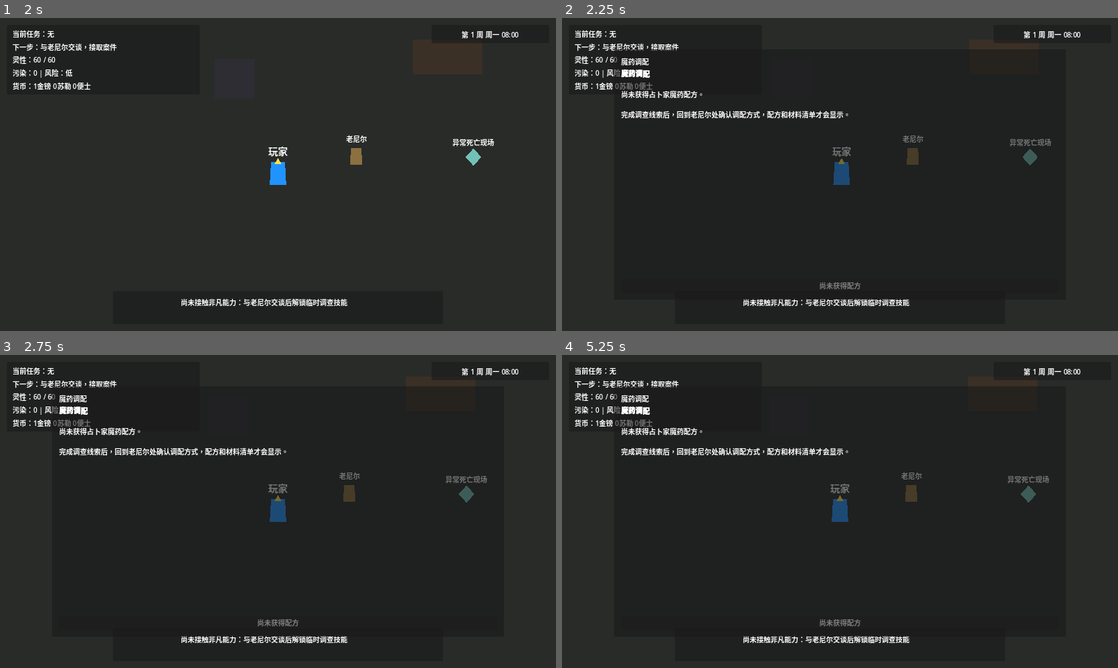
Above: before the commit, frames 1-4 (two rows, left to right).
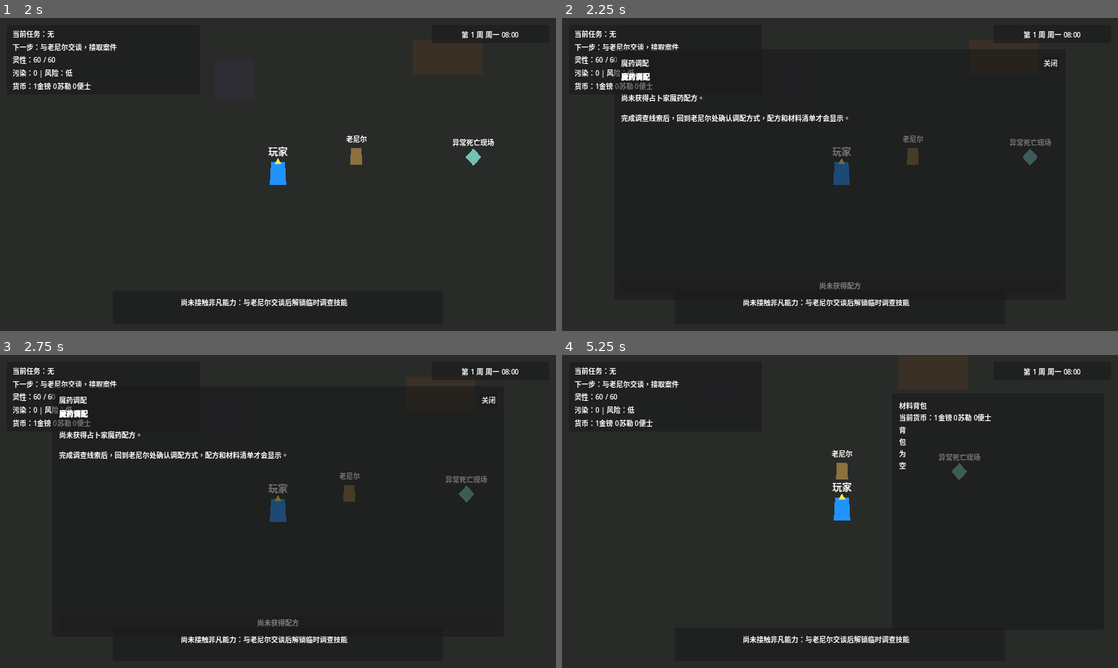
Above: after the commit, the same moments.

Repository: hcc7716-creator/Lord-of-the-Mysteries
Game: Godot game, scene res://scenes/main/MainMenu.tscn
Same seed, same stepped clock (60 frames per second), same inputs: the game is played once before the commit and once after it.
Inputs (mouse positions are in pixels of both pictures, inside the frame that each line leads up to):
- Up to frame 1 (2 s): click "开始游戏" at 0.5 s; click "以此出身开始" at 1.25 s
- Up to frame 2 (2.25 s): tap Enter at 2 s; hold D (move_right) from 2.03 s (still down); tap O at 2.1 s
- Up to frame 3 (2.75 s): keep holding D (move_right)
- Up to frame 4 (5.25 s): release D (move_right) at 2.75 s; click (1051, 398) at 2.75 s, where only the run after the commit has a clickable "关闭"; tap Space at 3.5 s; hold S (move_down) 3.53-4.28 s; tap E (interact) at 3.6 s; tap O at 3.8, 4.35 s; hold D (move_right) 4.28-5.03 s; hold W (move_up) from 5.03 s (still down); tap I at 5.1 s

Frame 1 is identical in both runs. In frame 2, 1.5% of the frame differs, in the area x 10-90%, y 12-34%; in frame 3, 1.5%; in frame 4, 2.7%, in the area x 9-88%, y 10-90%.

Commit message:
Fix potion panel close controls

Diff:
--- a/scenes/ui/PotionPanel.tscn
+++ b/scenes/ui/PotionPanel.tscn
@@ -24,9 +24,17 @@
 [node name="VBoxContainer" type="VBoxContainer" parent="MarginContainer"]
 layout_mode = 2
 
-[node name="Title" type="Label" parent="MarginContainer/VBoxContainer"]
+[node name="Header" type="HBoxContainer" parent="MarginContainer/VBoxContainer"]
 layout_mode = 2
+
+[node name="Title" type="Label" parent="MarginContainer/VBoxContainer/Header"]
+layout_mode = 2
+size_flags_horizontal = 3
 text = "魔药调配"
+
+[node name="CloseButton" type="Button" parent="MarginContainer/VBoxContainer/Header"]
+layout_mode = 2
+text = "关闭"
 
 [node name="ScrollContainer" type="ScrollContainer" parent="MarginContainer/VBoxContainer"]
 custom_minimum_size = Vector2(760, 460)
--- a/scripts/ui/PotionPanel.gd
+++ b/scripts/ui/PotionPanel.gd
@@ -7,16 +7,31 @@
 
 @onready var content: RichTextLabel = $MarginContainer/VBoxContainer/ScrollContainer/Content
 @onready var brew_button: Button = $MarginContainer/VBoxContainer/BrewButton
+@onready var close_button: Button = $MarginContainer/VBoxContainer/Header/CloseButton
 
 
 func _ready() -> void:
 	visible = false
 	brew_button.pressed.connect(_on_brew_pressed)
+	close_button.pressed.connect(_close)
 	QuestManager.quest_updated.connect(_on_quest_updated)
 	InventoryManager.inventory_changed.connect(refresh)
 	PotionManager.potion_brewed.connect(_on_potion_brewed)
 	PotionManager.potion_brew_failed.connect(_on_potion_brew_failed)
 	refresh()
+
+
+func _input(event: InputEvent) -> void:
+	if not visible:
+		return
+	if event is InputEventKey and event.pressed and not event.echo:
+		if event.keycode == KEY_ESCAPE or event.keycode == KEY_O:
+			_close()
+			get_viewport().set_input_as_handled()
+
+
+func _close() -> void:
+	visible = false
 
 
 func refresh() -> void:
